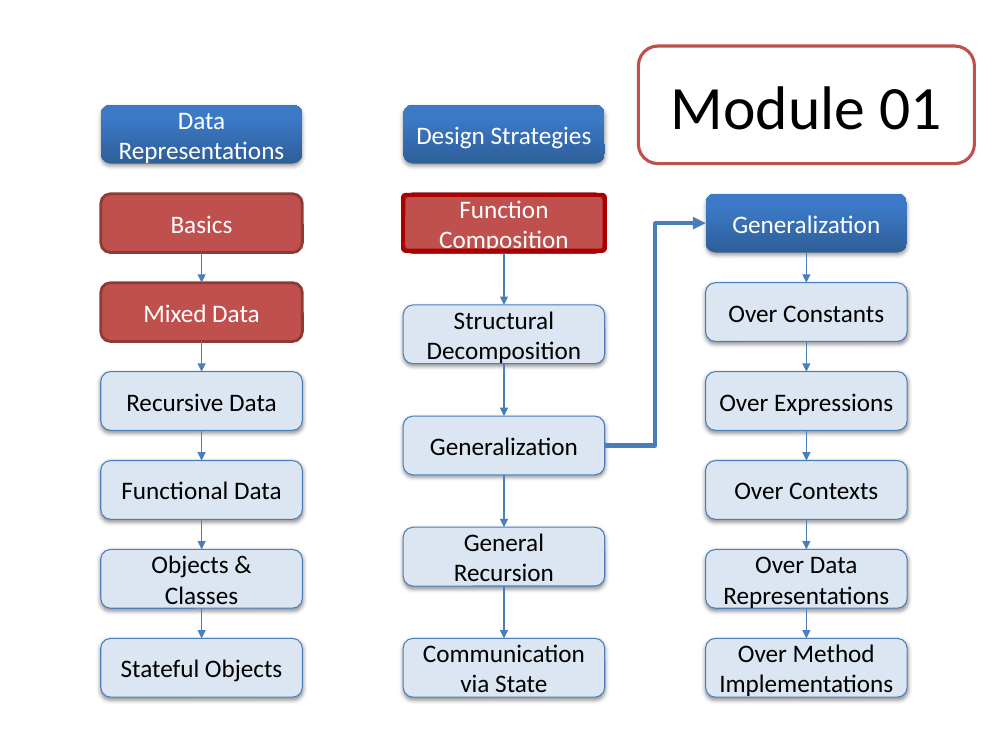
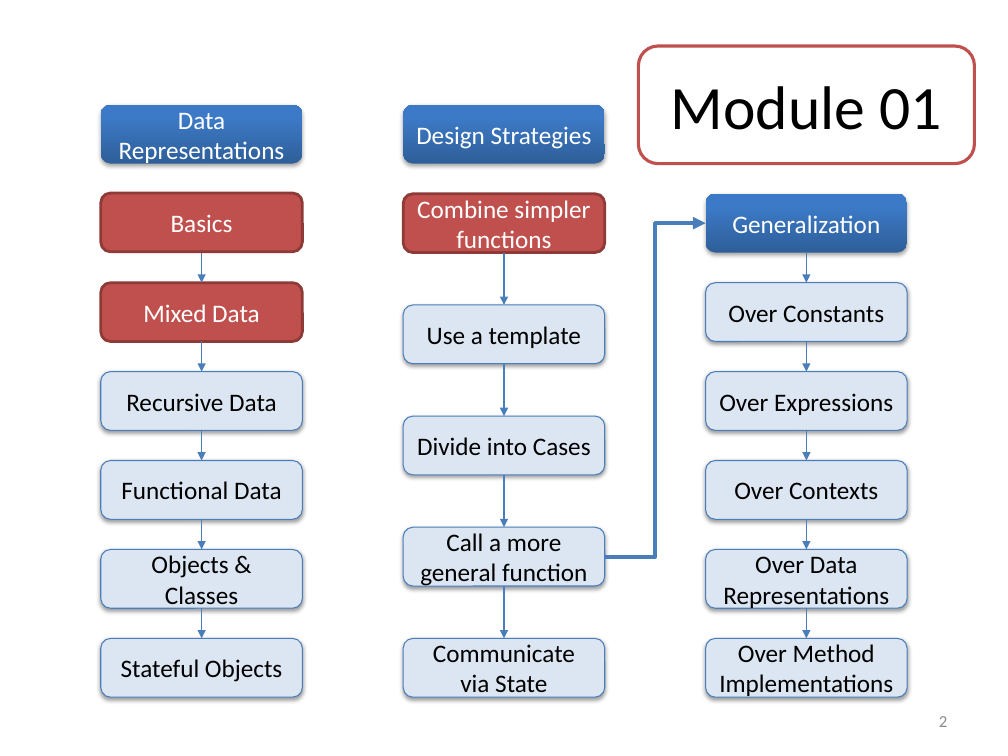
Before and after one commit to mwand/cs5010f16, a slide deck: slide 2 of Slides/Lesson 1.1 The Function Design Recipe.pptx. Drawn at 1008x756 pixels with LibreOffice and Linux fonts; fonts in the diff are those of the drawing. Boxes give left, top, right and bottom in pixels: in the first picture for what was removed or moved away, otherwise in the second. Text is boxed around its words. In the diff, an @@ line names an element or a change of style, - is before the commit and + after.

```diff
--- a/Slides/Lesson 1.1 The Function Design Recipe.pptx
+++ b/Slides/Lesson 1.1 The Function Design Recipe.pptx
@@ rounded rectangle removed at bbox=[403, 195, 605, 250] @@
@@ text in rounded rectangle at bbox=[417, 200, 590, 254]: text changed @@
-Function Composition
+Combine simpler functions
@@ elbow arrow moved from (605, 446) - (706, 223) to (605, 556) - (706, 223) @@
@@ text in rounded rectangle at bbox=[427, 326, 581, 348]: text changed @@
-Structural Decomposition
+Use a template
@@ text in rounded rectangle at bbox=[417, 437, 591, 456]: text changed @@
-Generalization
+Divide into Cases
@@ text in rounded rectangle at bbox=[420, 533, 587, 588]: text changed @@
-General Recursion
+Call a more general function
@@ text in rounded rectangle at bbox=[433, 644, 575, 699]: text changed @@
-Communication via State
+Communicate via State
@@ page number added at bbox=[939, 716, 947, 727], 12 pt, text #8C8C8C @@
+2
```
Also in this commit, not shown: 25 other files.
